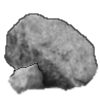
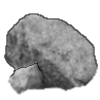
The second 100 x 100 image is a revision of the first. Changes to its layers:
painted on "Pasted Layer" over [32, 52, 73, 91]
